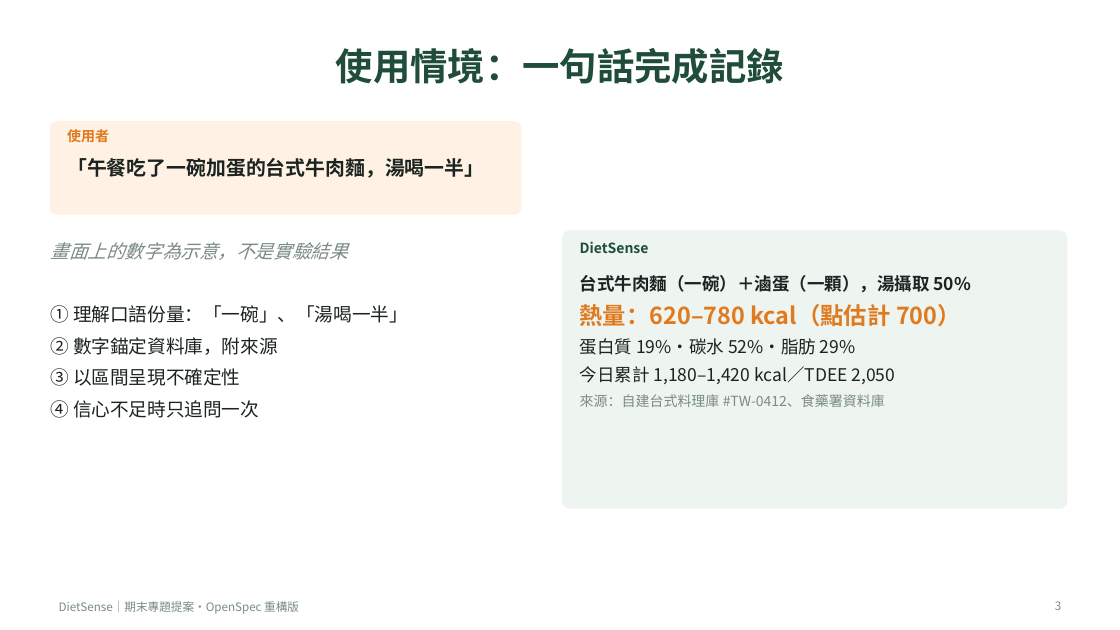
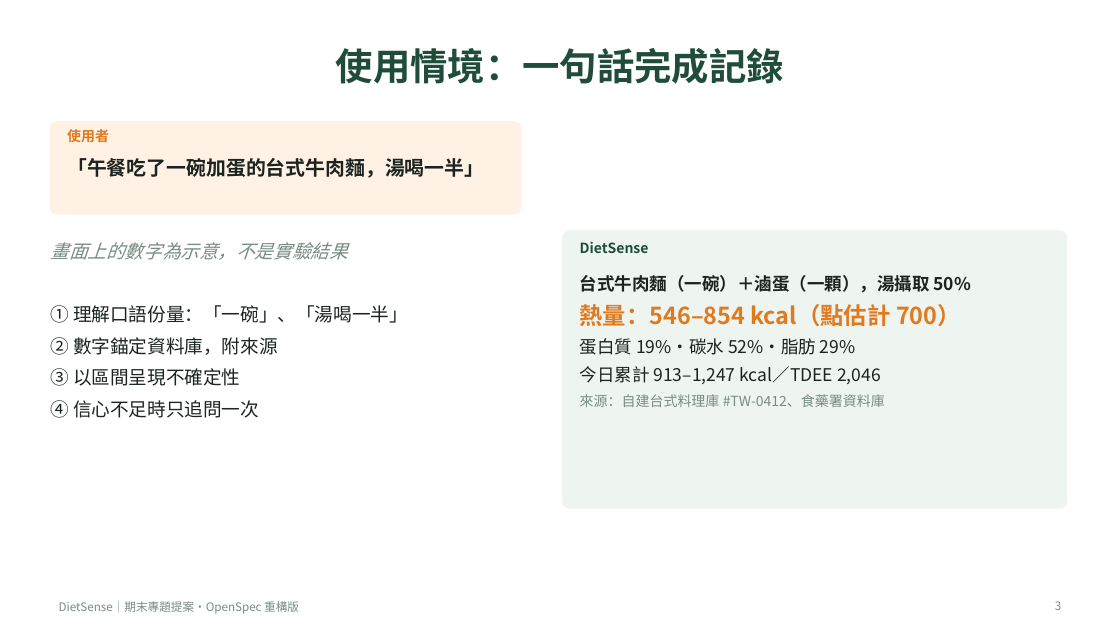
Before and after one commit to A0966411725-png/dietsense-proposal, a slide deck: slide 3 of presentation/DietSense_Proposal_Refactored.pptx. Drawn at 1120x630 pixels with LibreOffice and Linux fonts; fonts in the diff are those of the drawing. Boxes give left, top, right and bottom in pixels: in the first picture for what was removed or moved away, otherwise in the second. Text is boxed around its words. In the diff, an @@ line names an element or a change of style, - is before the commit and + after.

```diff
--- a/presentation/DietSense_Proposal_Refactored.pptx
+++ b/presentation/DietSense_Proposal_Refactored.pptx
@@ text at bbox=[580, 304, 961, 326]: text changed @@
-熱量：620–780 kcal（點估計 700）
+熱量：546–854 kcal（點估計 700）
@@ text at bbox=[580, 366, 881, 384]: text changed @@
-今日累計 1,180–1,420 kcal／TDEE 2,050
+今日累計 913–1,247 kcal／TDEE 2,046
```
Also in this commit, not shown: 10 other slides changed, 2 slides added, 25 other files.
